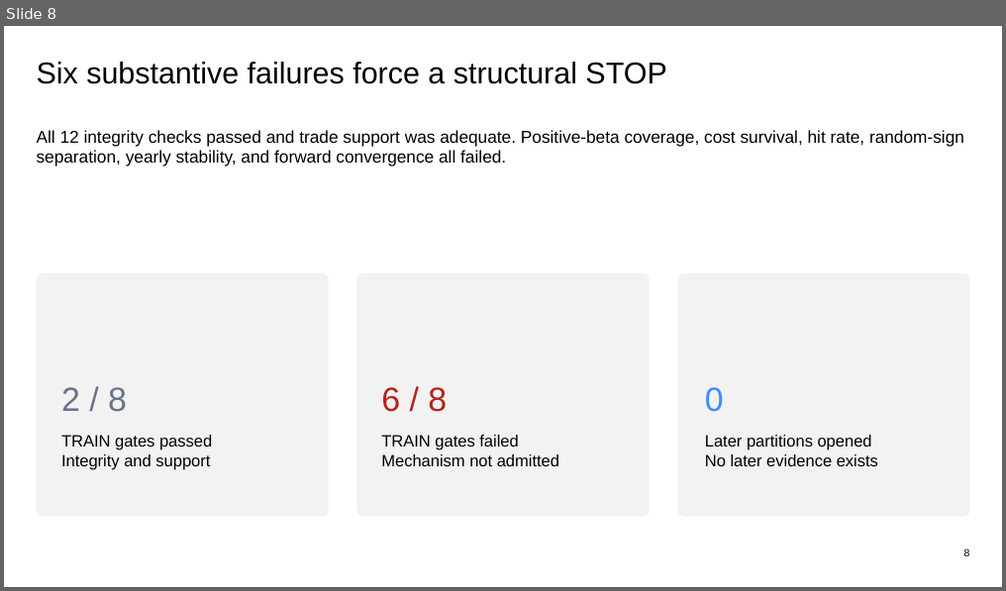
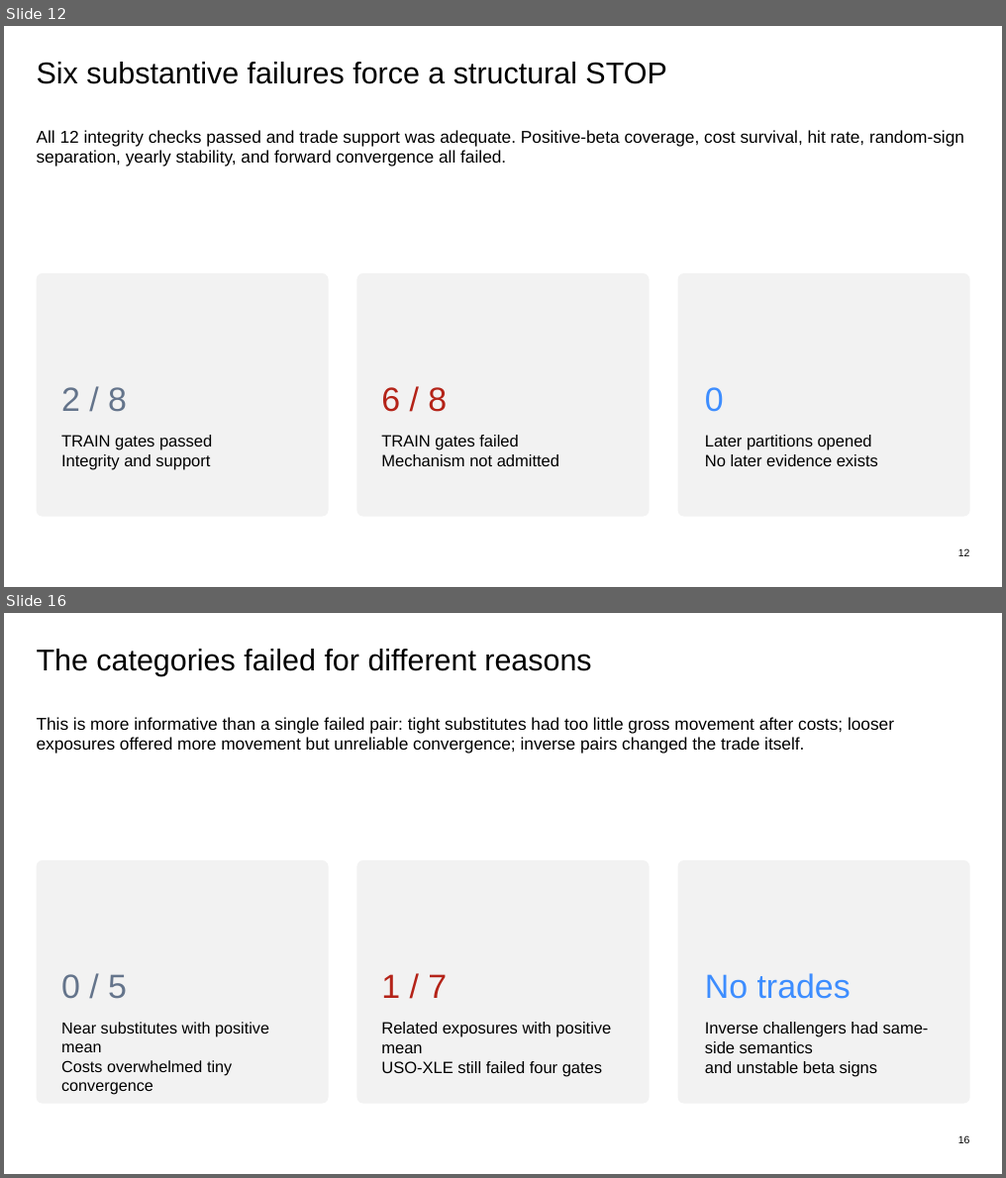
Before and after one commit to Francisc0Franc0/Time-Series-Modeling-Gen5, a slide deck: presentations/gen5_lit_mr_02_1_bollinger_evidence.pptx. Shown one above the other, each under a label of ours: slide 8 before the commit, slides 12 and 16 after it; the slides between them are not shown. The pictures are 1006x591 and 1006x1178 pixels, drawn with LibreOffice and Linux fonts; fonts in the diff are those of the drawing. Boxes give left, top, right and bottom in pixels: in the first picture for what was removed or moved away, otherwise in the second. Text is boxed around its words. In the diff, an @@ line names an element or a change of style, - is before the commit and + after.

Commit message:
feat: add LIT-MR-02.1 fixed pair panel

```diff
--- a/presentations/gen5_lit_mr_02_1_bollinger_evidence.pptx
+++ b/presentations/gen5_lit_mr_02_1_bollinger_evidence.pptx
@@ slide 16 added at <box>4,613,1002,1174</box>, background #FFFFFF @@
@@ text added at <box>37,649,591,676</box>, 29 pt, text #000000 @@
+The categories failed for different reasons
@@ text added at <box>37,717,894,754</box>, 16.5 pt, text #000000 @@
+This is more informative than a single failed pair: tight substitutes had too little gross movement after costs; looser exposures offered more movement but unreliable convergence; inverse pairs changed the trade itself.
@@ rounded rectangle added at <box>37,861,328,1104</box>, fill #F2F2F2 @@
@@ rounded rectangle added at <box>357,861,649,1104</box>, fill #F2F2F2 @@
@@ rounded rectangle added at <box>678,861,969,1104</box>, fill #F2F2F2 @@
@@ text added at <box>61,974,127,999</box>, 32.2 pt, text #64748B @@
+0 / 5
@@ text added at <box>381,974,447,998</box>, 32.2 pt, text #B42318 @@
+1 / 7
@@ text added at <box>705,973,850,999</box>, 32.2 pt, text #3D8DFF @@
+No trades
@@ text added at <box>61,1022,269,1095</box>, 15.4 pt, text #000000 @@
+Near substitutes with positive mean
+Costs overwhelmed tiny convergence
@@ text added at <box>381,1022,611,1077</box>, 15.8 pt, text #000000 @@
+Related exposures with positive mean
+USO-XLE still failed four gates
@@ text added at <box>705,1022,929,1077</box>, 15.8 pt, text #000000 @@
+Inverse challengers had same-side semantics
+and unstable beta signs
@@ text added at <box>958,1136,970,1144</box>, 10 pt, text #000000 @@
+16
@@ what was slide 8 is now slide 12 @@
@@ slide 12 changed as well @@
@@ text at <box>958,549,970,557</box>: text changed @@
-8
+12
```
Also in this commit, not shown: 6 other slides changed, 8 other slides added, 1 slide removed, 9 other files.
